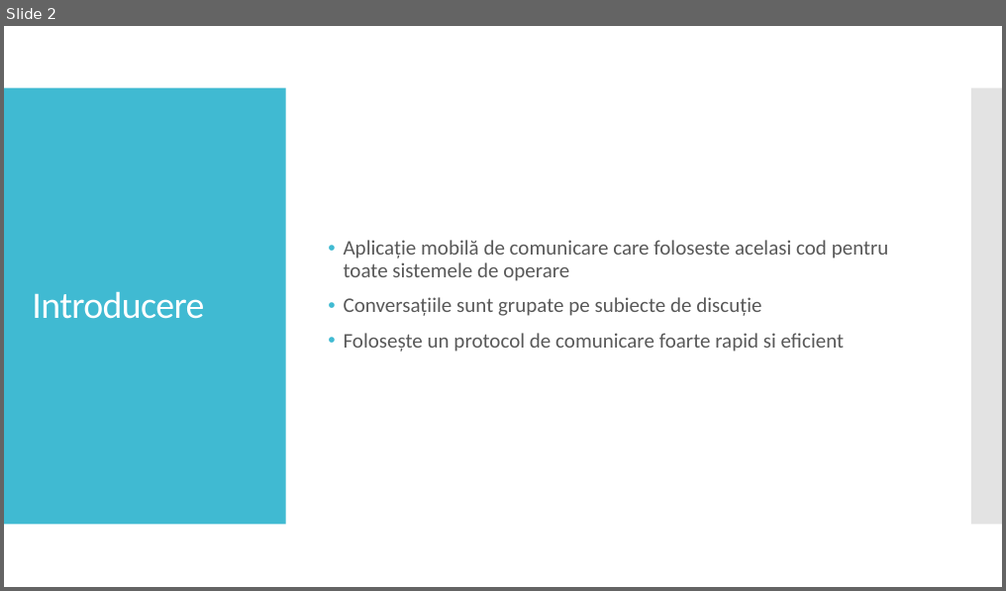
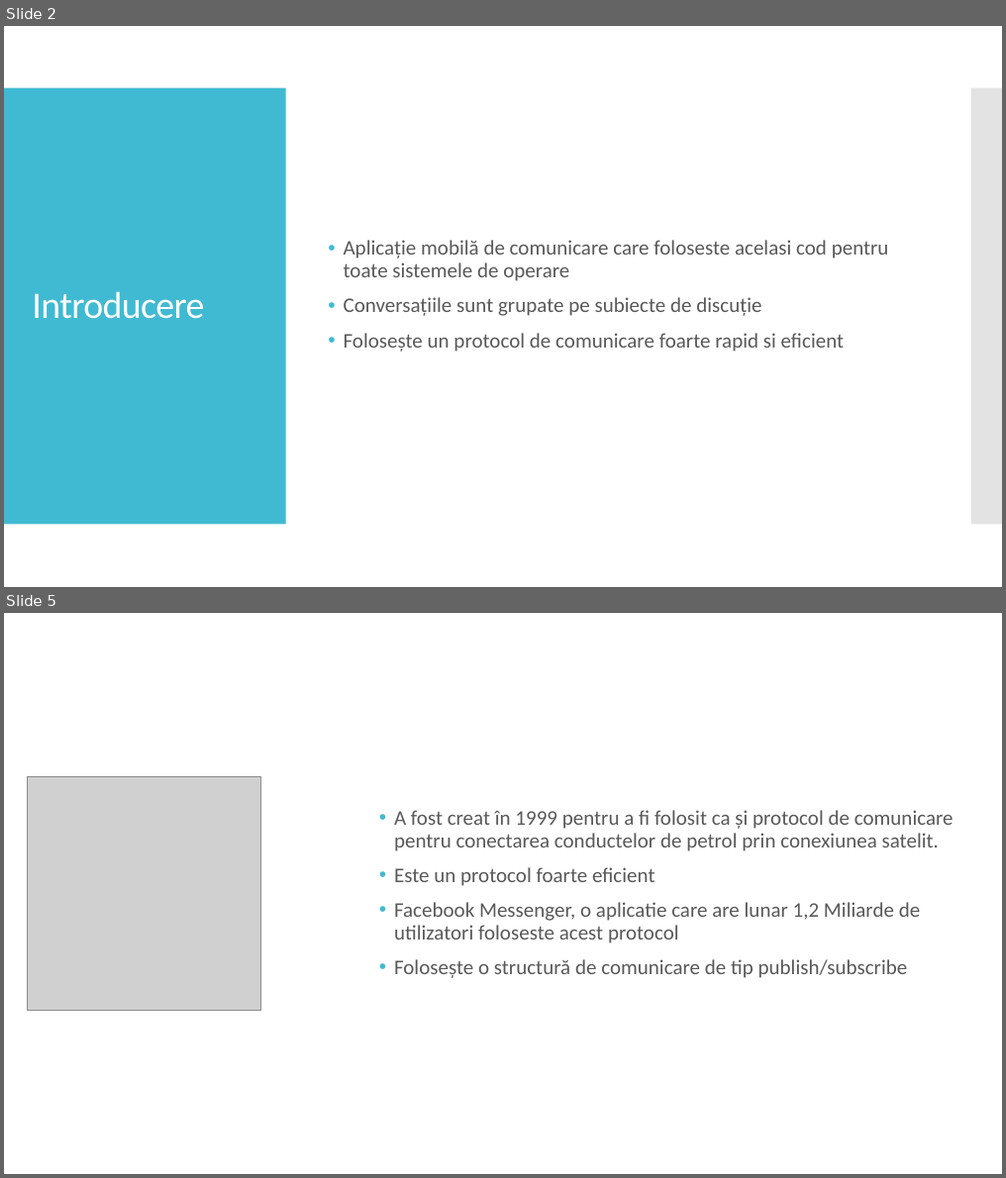
Before and after one commit to ionutholbia/topichat, a slide deck: Documentatie/Topichat Prezentare.pptx. Shown one above the other, each under a label of ours: slide 2 before the commit, slides 2 and 5 after it; the slides between them are not shown. The pictures are 1006x591 and 1006x1178 pixels, drawn with LibreOffice and Linux fonts; fonts in the diff are those of the drawing; grey boxes stand for pictures. Boxes give left, top, right and bottom in pixels: in the first picture for what was removed or moved away, otherwise in the second. Text is boxed around its words. In the diff, an @@ line names an element or a change of style, - is before the commit and + after.

```diff
--- a/Documentatie/Topichat Prezentare.pptx
+++ b/Documentatie/Topichat Prezentare.pptx
@@ slide 5 added at (x1=4, y1=613, x2=1002, y2=1174), background #FFFFFF @@
@@ picture added at (x1=27, y1=776, x2=260, y2=1010) @@
@@ text added at (x1=394, y1=810, x2=953, y2=978), 20 pt, text #595959 @@
+• A fost creat în 1999 pentru a fi folosit ca și protocol de comunicare pentru conectarea conductelor de petrol prin conexiunea satelit.
+• Este un protocol foarte eficient
+• Facebook Messenger, o aplicatie care are lunar 1,2 Miliarde de utilizatori foloseste acest protocol
+• Folosește o structură de comunicare de tip publish/subscribe
```
Also in this commit, not shown: 1 slide changed, 4 other slides added.
